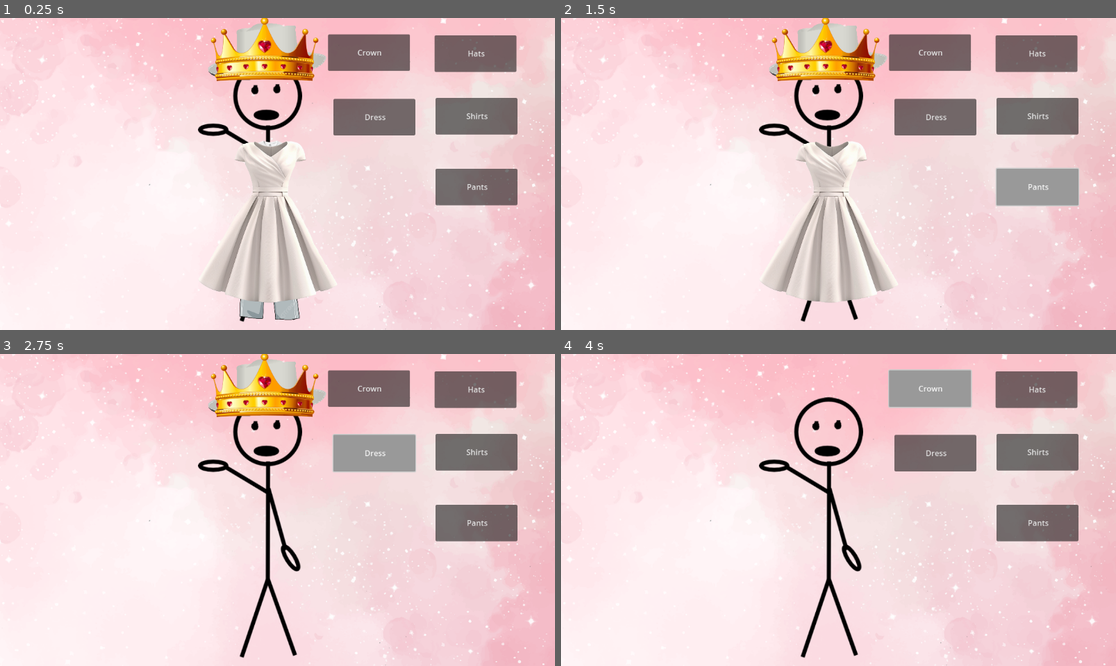
Above: before the commit, frames 1-4 (two rows, left to right).
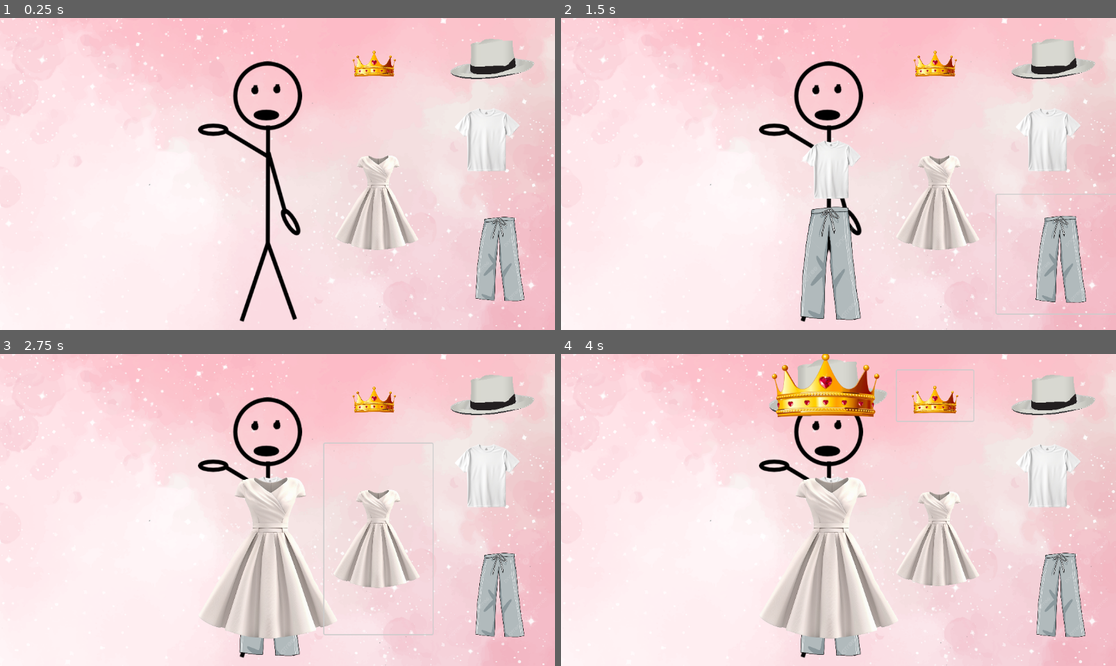
Above: after the commit, the same moments.

Repository: angelayein/ChocosCloset
Game: Godot game, scene res://node_2d.tscn
The game is run twice, just before and just after one commit, with the same random seed, the same clock (stepped at 60 frames per second) and the same inputs.
Inputs (mouse positions are in pixels of both pictures, inside the frame that each line leads up to; where the layout moved, square brackets give the same spot in the first picture):
- Up to frame 1 (0.25 s): no input
- Up to frame 2 (1.5 s): click (1049, 139) [1038, 114] at 0.5 s; click (1060, 255) [1038, 186] at 1.25 s
- Up to frame 3 (2.75 s): click (377, 538) [371, 453] at 2 s
- Up to frame 4 (4 s): click (1054, 394) [1038, 388] at 2.75 s; click (932, 394) [927, 388] at 3.5 s

The runs differ from the first frame. In frame 1, 21% of the frame differs, in the area x 36-97%, y 0-97%; in frame 2, 21%; in frame 3, 22%; in frame 4, 21%.

Commit message:
changed buttons to icon pictures

Diff:
--- a/SkylarDraft/button.gd
+++ b/SkylarDraft/button.gd
@@ -1,7 +1,7 @@
 extends Button
 
 
-var visibility: bool = true
+var visibility: bool = false
 
 
 # Called when the node enters the scene tree for the first time.
--- a/SkylarDraft/crown.gd
+++ b/SkylarDraft/crown.gd
@@ -1,5 +1,5 @@
 extends Button
-var visibility: bool = true
+var visibility: bool = false
 
 
 # Called when the node enters the scene tree for the first time.
--- a/SkylarDraft/dress.gd
+++ b/SkylarDraft/dress.gd
@@ -1,5 +1,5 @@
 extends Button
-var visibility: bool = true
+var visibility: bool = false
 
 
 # Called when the node enters the scene tree for the first time.
--- a/SkylarDraft/node_2d.tscn
+++ b/SkylarDraft/node_2d.tscn
@@ -21,7 +21,7 @@
 
 [sub_resource type="StyleBoxFlat" id="StyleBoxFlat_twppj"]
 
-[sub_resource type="ImageTexture" id="ImageTexture_5h7gj"]
+[sub_resource type="StyleBoxLine" id="StyleBoxLine_jbgrg"]
 
 [node name="Node2D" type="Node2D"]
 script = ExtResource("1_85hpp")
@@ -39,14 +39,16 @@
 top_level = true
 light_mask = 3
 visibility_layer = 3
-offset_left = 328.0
-offset_top = -158.0
-offset_right = 498.0
-offset_bottom = -82.0
+offset_left = 346.0
+offset_top = -167.0
+offset_right = 522.0
+offset_bottom = 26.0
 theme = SubResource("Theme_w0ynq")
 theme_override_styles/hover = SubResource("StyleBoxFlat_twppj")
-text = "Shirts"
-icon = SubResource("ImageTexture_5h7gj")
+icon = ExtResource("4_7mxqf")
+flat = true
+icon_alignment = 1
+expand_icon = true
 script = ExtResource("3_bjcgq")
 
 [node name="Pants" type="Button" parent="PinkBack"]
@@ -54,13 +56,15 @@
 light_mask = 3
 visibility_layer = 3
 offset_left = 328.0
-offset_top = -11.0
-offset_right = 498.0
-offset_bottom = 65.0
+offset_top = 43.0
+offset_right = 583.0
+offset_bottom = 290.0
 theme = SubResource("Theme_w0ynq")
 theme_override_styles/hover = SubResource("StyleBoxFlat_twppj")
-text = "Pants"
-icon = SubResource("ImageTexture_5h7gj")
+icon = ExtResource("4_ierly")
+flat = true
+icon_alignment = 1
+expand_icon = true
 script = ExtResource("8_uhoeq")
 
 [node name="Stick" type="Sprite2D" parent="PinkBack"]
@@ -71,18 +75,21 @@
 texture = ExtResource("3_jnssk")
 
 [node name="GreyPants" type="Sprite2D" parent="PinkBack"]
+visible = false
 position = Vector2(-27.1829, 150.05)
 scale = Vector2(0.266059, 0.29116)
 texture = ExtResource("4_ierly")
 script = ExtResource("5_areno")
 
 [node name="WhiteShirt" type="Sprite2D" parent="PinkBack"]
+visible = false
 position = Vector2(-17.3971, -46.7546)
 scale = Vector2(0.454387, 0.467224)
 texture = ExtResource("4_7mxqf")
 script = ExtResource("5_areno")
 
 [node name="HatGrey" type="Sprite2D" parent="PinkBack"]
+visible = false
 position = Vector2(-23.921, -314.235)
 scale = Vector2(0.0549558, 0.0549558)
 texture = ExtResource("9_vhypk")
@@ -92,44 +99,47 @@
 top_level = true
 light_mask = 3
 visibility_layer = 3
-offset_left = 326.0
+offset_left = 353.0
 offset_top = -288.0
-offset_right = 496.0
-offset_bottom = -212.0
+offset_right = 542.0
+offset_bottom = -191.0
 theme = SubResource("Theme_w0ynq")
 theme_override_styles/hover = SubResource("StyleBoxFlat_twppj")
-text = "Hats
-"
-icon = SubResource("ImageTexture_5h7gj")
+icon = ExtResource("9_vhypk")
+flat = true
+expand_icon = true
 script = ExtResource("11_77dog")
 
 [node name="Crown" type="Button" parent="PinkBack"]
 top_level = true
 light_mask = 3
 visibility_layer = 3
-offset_left = 105.0
+offset_left = 121.0
 offset_top = -290.0
-offset_right = 275.0
-offset_bottom = -214.0
+offset_right = 280.0
+offset_bottom = -185.0
 theme = SubResource("Theme_w0ynq")
-theme_override_styles/hover = SubResource("StyleBoxFlat_twppj")
-text = "Crown
-"
-icon = SubResource("ImageTexture_5h7gj")
+theme_override_styles/hover = SubResource("StyleBoxLine_jbgrg")
+icon = ExtResource("14_vdcmr")
+flat = true
+icon_alignment = 1
+expand_icon = true
 script = ExtResource("12_d3kvp")
 
 [node name="Dress" type="Button" parent="PinkBack"]
 top_level = true
 light_mask = 3
 visibility_layer = 3
-offset_left = 116.0
-offset_top = -156.0
-offset_right = 286.0
-offset_bottom = -80.0
+offset_left = 97.0
+offset_top = -138.0
+offset_right = 322.0
+offset_bottom = 258.0
 theme = SubResource("Theme_w0ynq")
 theme_override_styles/hover = SubResource("StyleBoxFlat_twppj")
-text = "Dress"
-icon = SubResource("ImageTexture_5h7gj")
+icon = ExtResource("16_djw65")
+flat = true
+icon_alignment = 1
+expand_icon = true
 script = ExtResource("13_lprvx")
 
 [node name="Summer-background-music-295031" type="AudioStreamPlayer" parent="PinkBack"]
@@ -137,11 +147,13 @@
 autoplay = true
 
 [node name="Crown2" type="Sprite2D" parent="PinkBack"]
+visible = false
 position = Vector2(-30.4449, -341.418)
 scale = Vector2(0.54304, 0.54304)
 texture = ExtResource("14_vdcmr")
 
 [node name="Dress2" type="Sprite2D" parent="PinkBack"]
+visible = false
 position = Vector2(-16.3098, 70.6756)
 scale = Vector2(0.401087, 0.410518)
 texture = ExtResource("16_djw65")
--- a/SkylarDraft/pants.gd
+++ b/SkylarDraft/pants.gd
@@ -1,5 +1,5 @@
 extends Button
-var visibility: bool = true
+var visibility: bool = false
 
 # Called when the node enters the scene tree for the first time.
 func _ready() -> void:
--- a/SkylarDraft/pants_2.gd
+++ b/SkylarDraft/pants_2.gd
@@ -1,7 +1,7 @@
 extends Button
 
 
-var visibility: bool = true
+var visibility: bool = false
 
 
 # Called when the node enters the scene tree for the first time.
--- a/SkylarDraft/shirts.gd
+++ b/SkylarDraft/shirts.gd
@@ -1,7 +1,7 @@
 extends Button
 
 
-var visibility: bool = true
+var visibility: bool = false
 
 
 # Called when the node enters the scene tree for the first time.
